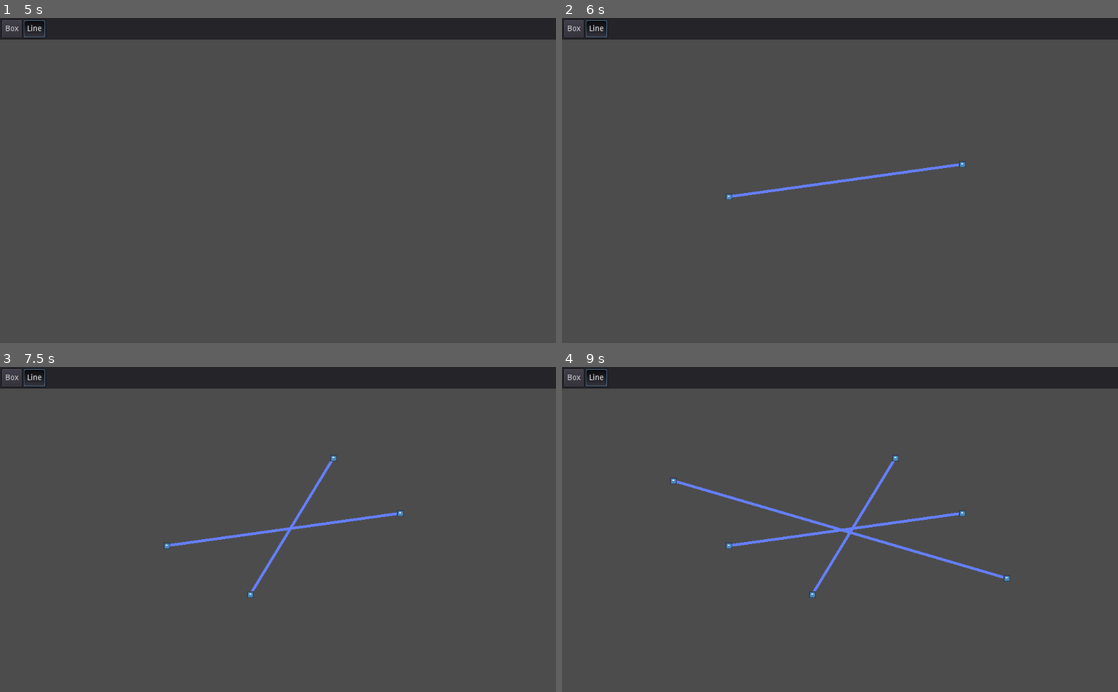
Above: before the commit, frames 1-4 (two rows, left to right).
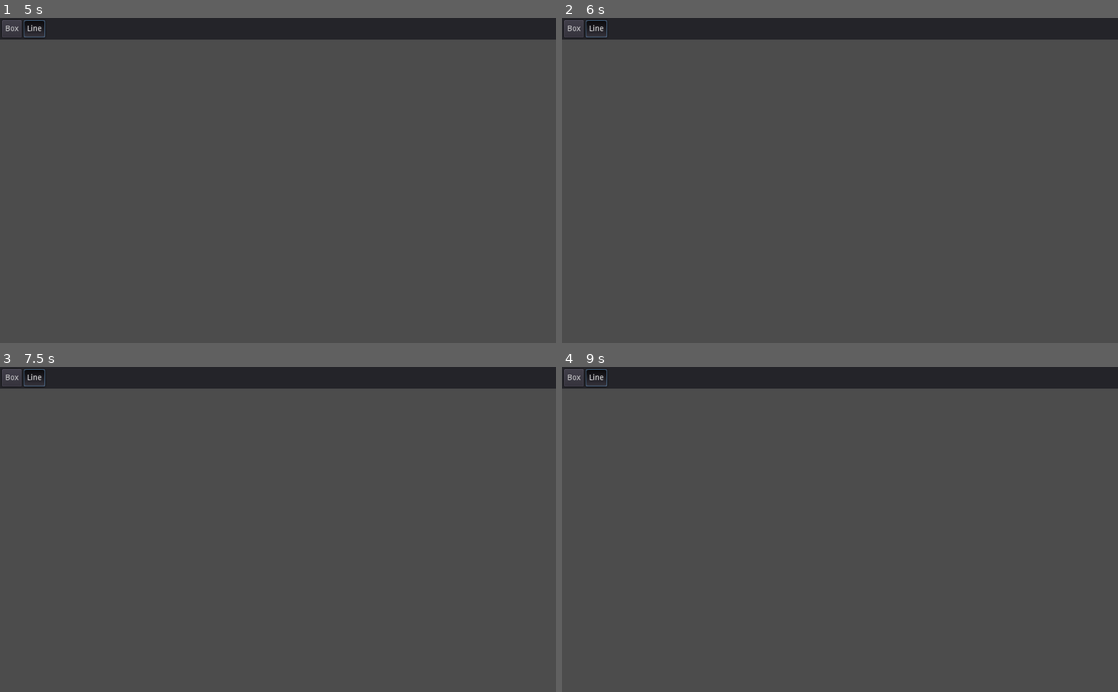
Above: after the commit, the same moments.

Repository: Zylann/flowgraph
Game: Godot game, scene res://main.tscn
Two runs of this game, one before a commit and one after it. Both use one fixed random seed, a clock stepped at 60 frames per second and the inputs below. The engine's default icon, where the game draws it, is replaced by a stand-in: a white triangle on a blue panel in a dark square.
Inputs (mouse positions are in pixels of both pictures, inside the frame that each line leads up to):
- Up to frame 1 (5 s): click "Box" at 0.5 s; click "Line" at 1.25 s; click "Box" at 2 s; click "Line" at 2.75 s; click "Box" at 3.5 s; click "Line" at 4.25 s
- Up to frame 2 (6 s): tap Enter at 5 s; move the mouse to (962, 164) at 5.02 s; click (962, 164) at 5.17 s; tap Space at 5.75 s; move the mouse to (728, 196) at 5.77 s; click (728, 196) at 5.92 s
- Up to frame 3 (7.5 s): tap Enter at 6.5 s; move the mouse to (333, 458) at 6.52 s; click (333, 458) at 6.67 s; tap Space at 7.25 s; move the mouse to (250, 594) at 7.27 s; click (250, 594) at 7.42 s
- Up to frame 4 (9 s): tap Enter at 8 s; move the mouse to (1006, 578) at 8.02 s; click (1006, 578) at 8.17 s; tap Space at 8.75 s; move the mouse to (673, 480) at 8.77 s; click (673, 480) at 8.92 s

Frame 1 is identical in both runs. In frame 2, 0.4% of the frame differs, in the area x 29-73%, y 44-56%; in frame 3, 0.7%; in frame 4, 1.3%, in the area x 19-81%, y 27-71%.

Commit message:
Fixed context menu and use it for edition instead of modes

Diff:
--- a/editor.gd
+++ b/editor.gd
@@ -12,6 +12,11 @@
 const MODE_BOX = 0
 const MODE_LINE = 1
 
+const MENU_CREATE_BOX = 0
+const MENU_CREATE_LINE = 1
+const MENU_DELETE = 2
+const MENU_SET_TEXT = 3
+
 const ZOOM_FACTOR = 1.5
 
 onready var _camera = get_node("Camera2D")
@@ -19,12 +24,20 @@
 var _mode = MODE_BOX
 var _current_line = null
 var _hover_items = {}
+var _graph = null
+var _screen_layer = null
+
 var _context_menu = null
-var _graph = null
+var _context_menu_world_pos = Vector2()
+var _context_menu_item = null
 
 
 func _ready():
 	_graph = Graph.new()
+
+
+func set_screen_layer(layer):
+	_screen_layer = layer
 
 
 func add_item(item):
@@ -47,12 +60,37 @@
 			_current_line.destroy()
 			_current_line = null
 
+
+func set_boxes_input_enabled(enabled):
 	var boxes = get_tree().get_nodes_in_group(Groups.BOXES)
-	var filter = Control.MOUSE_FILTER_STOP if _mode == MODE_BOX else Control.MOUSE_FILTER_IGNORE
+	var filter = Control.MOUSE_FILTER_STOP if enabled else Control.MOUSE_FILTER_IGNORE
 	for box in boxes:
 		box.mouse_filter = filter
 
 
+func _create_box(pos):
+	var box = BoxScene.instance()
+	box.rect_position = pos - Vector2(32, 16)
+	add_child(box)
+
+
+func _start_create_line(pos):
+	var line = LineScene.instance()
+	add_child(line)
+	line.set_begin_pos(pos)
+	line.set_end_pos(pos)
+
+	try_attach_control_point(line, 0)
+
+	_current_line = line
+	set_boxes_input_enabled(false)
+
+
+func _finish_line():
+	_current_line = null
+	set_boxes_input_enabled(true)
+
+
 func _unhandled_input(event):
 
 	if event is InputEventMouseButton:
@@ -60,67 +98,44 @@
 
 			match event.button_index:
 				BUTTON_LEFT:
-
-					match _mode:
-						MODE_BOX:
-							var box = BoxScene.instance()
-							var pos = get_global_mouse_position()
-							box.rect_position = pos - Vector2(32, 16)
-							add_child(box)
-
-						MODE_LINE:
-							if _current_line == null:
-								var line = LineScene.instance()
-								var pos = get_global_mouse_position()
-								add_child(line)
-								line.set_begin_pos(pos)
-								line.set_end_pos(pos)
-
-								try_attach_control_point(line, 0)
-
-								_current_line = line
-
-							else:
-								if event.control:
-									var mpos = get_global_mouse_position()
-									try_attach_control_point(_current_line, _current_line.get_point_count() - 1)
-									_current_line.append_point(mpos)
-								else:
-									try_attach_control_point(_current_line, _current_line.get_point_count() - 1)
-									_current_line = null
+					if _current_line != null:
+						if event.control:
+							var mpos = get_global_mouse_position()
+							try_attach_control_point(_current_line, _current_line.get_point_count() - 1)
+							_current_line.append_point(mpos)
+						else:
+							try_attach_control_point(_current_line, _current_line.get_point_count() - 1)
+							_finish_line()
 
 				BUTTON_RIGHT:
-					match _mode:
-						MODE_LINE:
-							if _current_line != null:
-								if _current_line.get_point_count() <= 2:
-									_current_line.destroy()
-									_current_line = null
-								else:
-									_current_line.remove_point(_current_line.get_point_count() - 1)
-									_current_line = null
+					if _current_line != null:
+						if _current_line.get_point_count() <= 2:
+							_current_line.destroy()
+							_finish_line()
+						else:
+							_current_line.remove_point(_current_line.get_point_count() - 1)
+							_finish_line()
 
 	elif event is InputEventMouseMotion:
-		match _mode:
-			MODE_LINE:
-				if _current_line != null:
-					var mpos = get_global_mouse_position()
-					_current_line.set_end_pos(mpos)
+		if _current_line != null:
+			var mpos = get_global_mouse_position()
+			_current_line.set_end_pos(mpos)
 
 
 func _input(event):
 	if event is InputEventMouseButton:
-		match event.button_index:
-
-			BUTTON_WHEEL_UP:
-				_zoom(1.0 / ZOOM_FACTOR, get_global_mouse_position())
-
-			BUTTON_WHEEL_DOWN:
-				_zoom(ZOOM_FACTOR, get_global_mouse_position())
-
-			BUTTON_RIGHT:
-				if _current_line == null:
-					_open_context_menu(get_global_mouse_position())
+		if event.pressed:
+			match event.button_index:
+
+				BUTTON_WHEEL_UP:
+					_zoom(1.0 / ZOOM_FACTOR, get_global_mouse_position())
+
+				BUTTON_WHEEL_DOWN:
+					_zoom(ZOOM_FACTOR, get_global_mouse_position())
+
+				BUTTON_RIGHT:
+					if _current_line == null:
+						_open_context_menu(event.position)
 
 	elif event is InputEventMouseMotion:
 		if Input.is_mouse_button_pressed(BUTTON_MIDDLE):
@@ -150,12 +165,34 @@
 
 
 func try_attach_control_point(line, i):
-	if not _hover_items.empty():
-		for item in _hover_items:
-			if item is Box:
-				var cp = line.get_control_point(i)
-				cp.attach_to_box(item)
-				break
+	var pos = line.get_control_point(i).position
+	var items = _get_items_at(pos)
+	#print(items)
+	for item in items:
+		if item is Box:
+			var cp = line.get_control_point(i)
+			cp.attach_to_box(item)
+			break
+
+
+# This won't work in multithreaded physics mode, but the app wouldn't make sense of that anyways
+func _get_items_at(pos):
+	var state = get_world_2d().direct_space_state
+	var hits = state.intersect_point(pos)
+
+	var items = []
+
+	for hit in hits:
+		var col = hit.collider
+
+		var item = get_item_from_collider(col)
+		if item == null:
+			print("Could not find item from collider")
+			continue
+		else:
+			items.append(item)
+
+	return items
 
 
 func _physics_process(delta):
@@ -202,11 +239,53 @@
 		col = col.get_parent()
 	return null
 
-# TODO Fix it
-func _open_context_menu(pos):
+
+func _get_first_hover_item():
+	for k in _hover_items:
+		return k
+	return null
+
+
+func _open_context_menu(screen_pos):
 	if _context_menu != null:
 		_context_menu.queue_free()
 	_context_menu = PopupMenu.new()
-	add_child(_context_menu)
-	_context_menu.rect_position = pos
+
+	if not _hover_items.empty():
+
+		var item = _get_first_hover_item()
+		_context_menu_item = item
+
+		if item is Box:
+			_context_menu.add_item("Set text", MENU_SET_TEXT)
+			_context_menu.add_item("Create line", MENU_CREATE_LINE)
+
+		_context_menu.add_separator()
+		_context_menu.add_item("Delete", MENU_DELETE)
+
+	else:
+		_context_menu.add_item("Create box", MENU_CREATE_BOX)
+		_context_menu_item = null
+
+	_context_menu.connect("id_pressed", self, "_on_context_menu_id_pressed")
+
+	_screen_layer.add_child(_context_menu)
+	_context_menu.rect_position = screen_pos
 	_context_menu.popup()
+	_context_menu_world_pos = screen_to_world_position(screen_pos)
+
+
+func _on_context_menu_id_pressed(id):
+	match id:
+		MENU_CREATE_BOX:
+			_create_box(_context_menu_world_pos)
+
+		MENU_SET_TEXT:
+			print("TODO Set text")
+			pass
+
+		MENU_DELETE:
+			_context_menu_item.destroy()
+
+		MENU_CREATE_LINE:
+			_start_create_line(_context_menu_world_pos)
--- a/main.gd
+++ b/main.gd
@@ -7,3 +7,4 @@
 
 func _ready():
 	_menu.connect("mode_selected", _editor, "set_mode")
+	_editor.set_screen_layer(_menu.get_parent())
